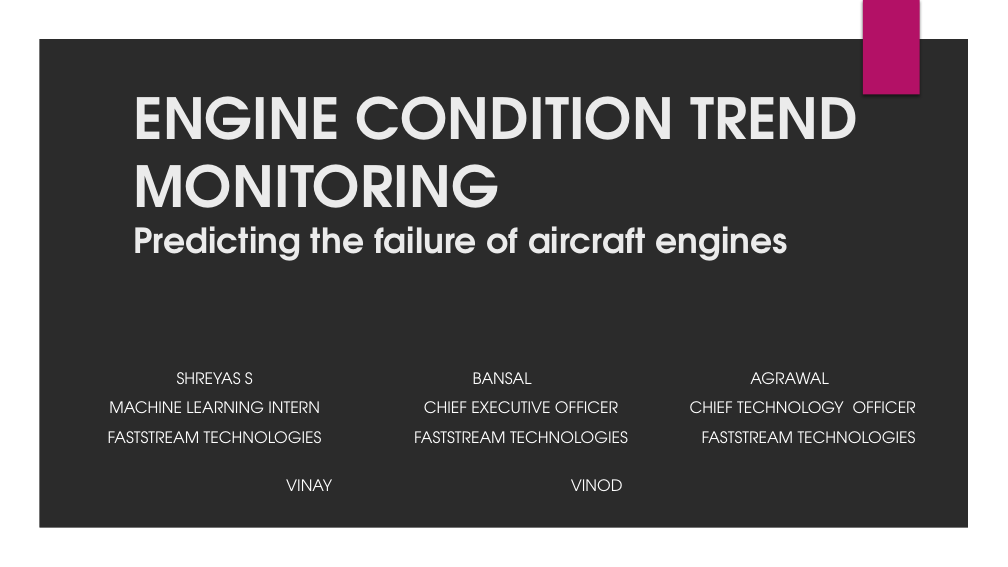
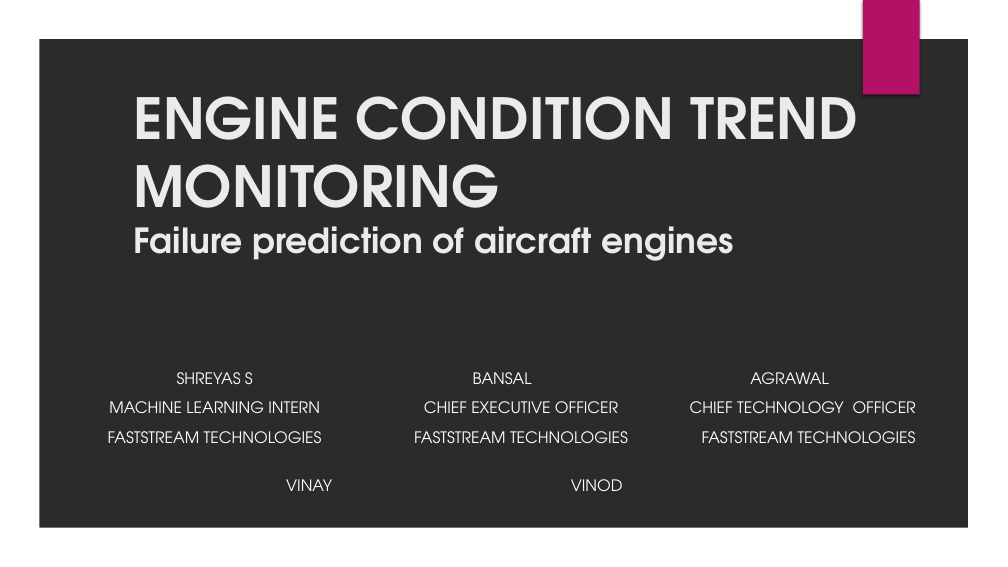
Before and after one commit to nsudhanva/ectm, a slide deck: slide 1 of docs/ectm_presentation.pptx. Drawn at 1008x567 pixels with LibreOffice and Linux fonts; fonts in the diff are those of the drawing; background and template pictures are left out; a plain dark background stands for a picture behind light text. Boxes give left, top, right and bottom in pixels: in the first picture for what was removed or moved away, otherwise in the second. Text is boxed around its words. In the diff, an @@ line names an element or a change of style, - is before the commit and + after.

```diff
--- a/docs/ectm_presentation.pptx
+++ b/docs/ectm_presentation.pptx
@@ title at [134, 96, 858, 261]: text changed @@
-ENGINE CONDITION TREND MONITORING
-Predicting the failure of aircraft engines
+ENGINE CONDITION TREND MONITORING
+Failure prediction of aircraft engines
```
Also in this commit, not shown: 6 other slides changed, 6 slides added, 7 other files.
